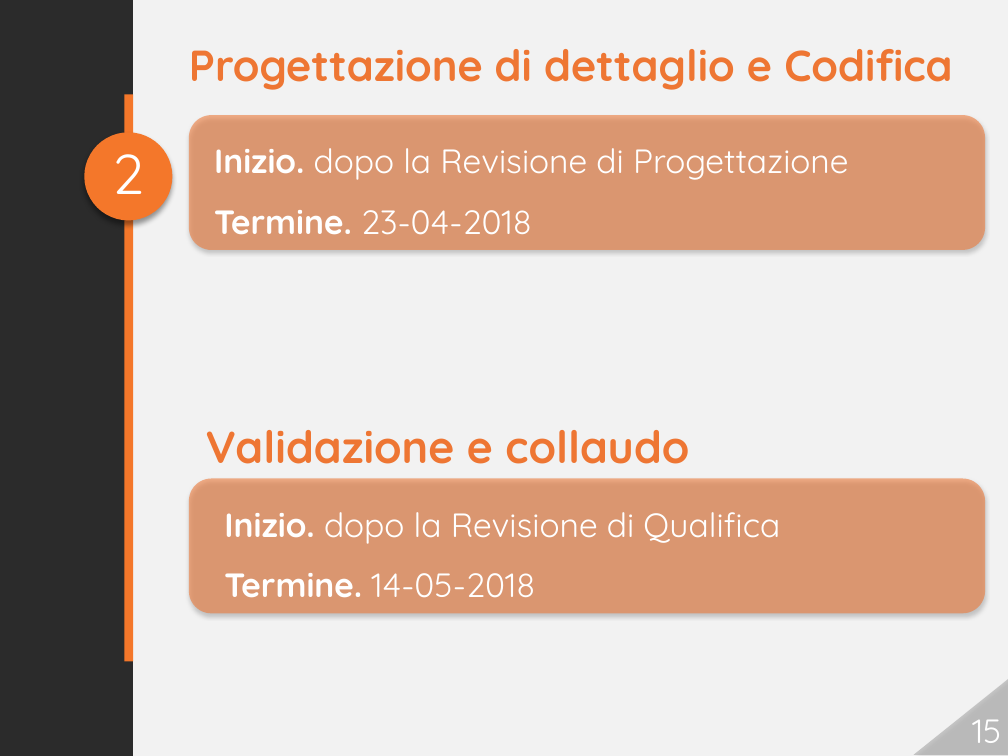
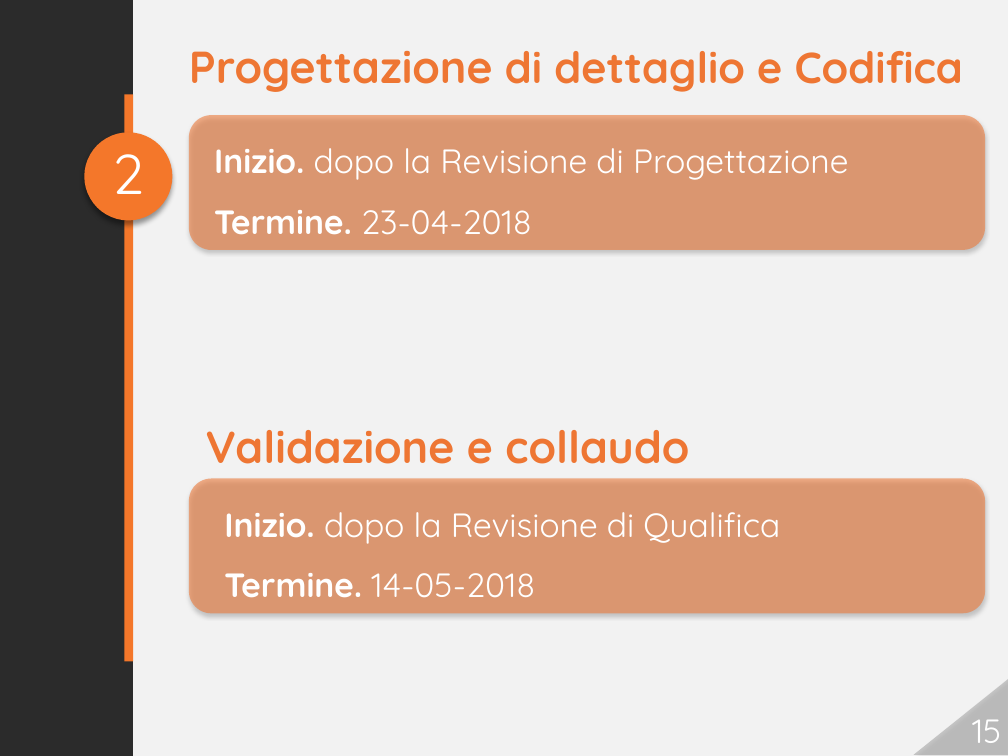
Before and after one commit to Italiaracerx/progettoSWE, a slide deck: slide 15 of Presentazione/Presentazione 26-01-2018.pptx. Drawn at 1008x756 pixels with LibreOffice and Linux fonts; fonts in the diff are those of the drawing; background and template pictures are left out; a plain dark background stands for a picture behind light text. Boxes give left, top, right and bottom in pixels: in the first picture for what was removed or moved away, otherwise in the second. Text is boxed around its words. In the diff, an @@ line names an element or a change of style, - is before the commit and + after.

```diff
--- a/Presentazione/Presentazione 26-01-2018.pptx
+++ b/Presentazione/Presentazione 26-01-2018.pptx
@@ text "Progettazione di dettaglio e Codifica" at (189,51,963,92): size 31 to 32 pt in "Progettazione" @@
```
Also in this commit, not shown: 1 other slide changed.
